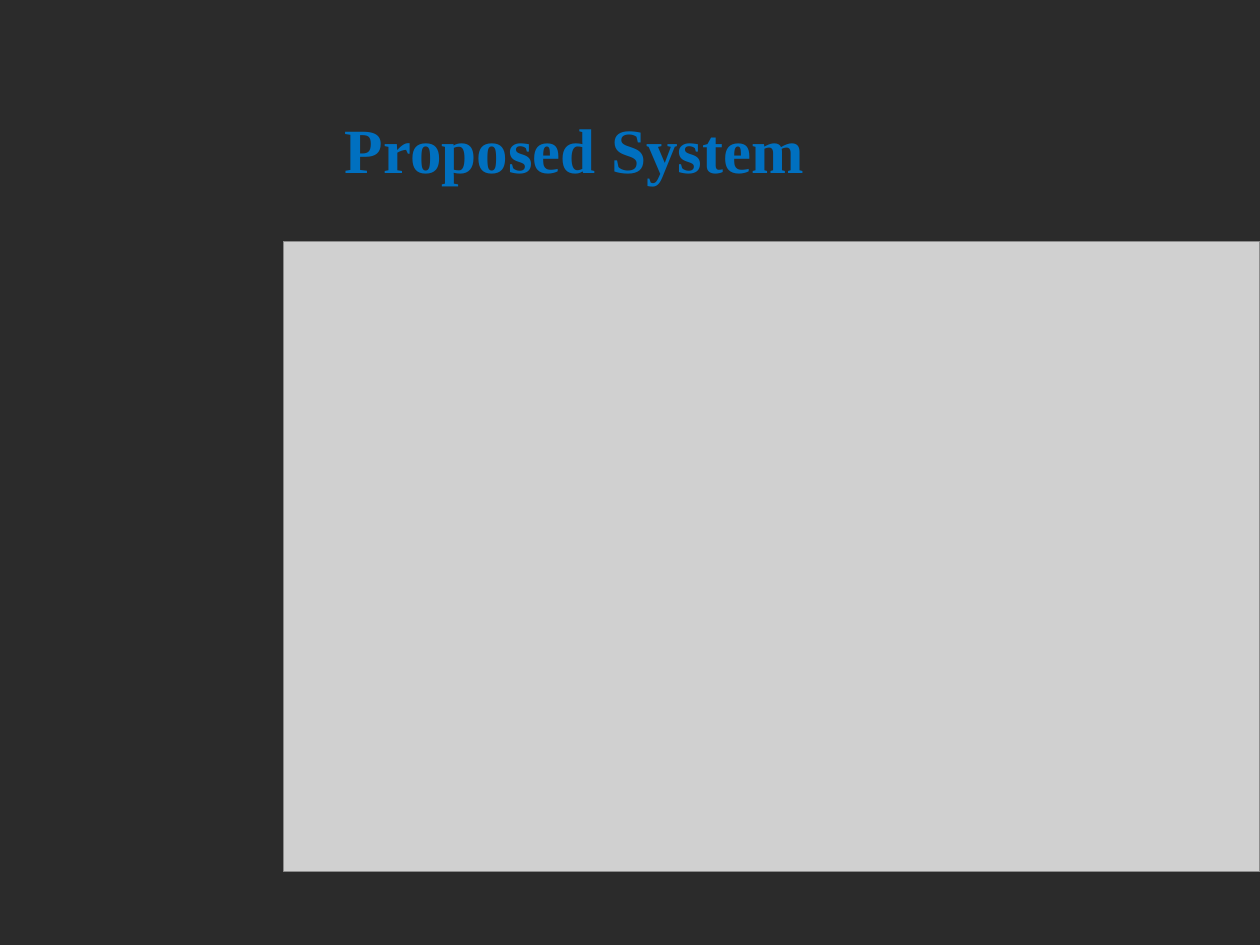
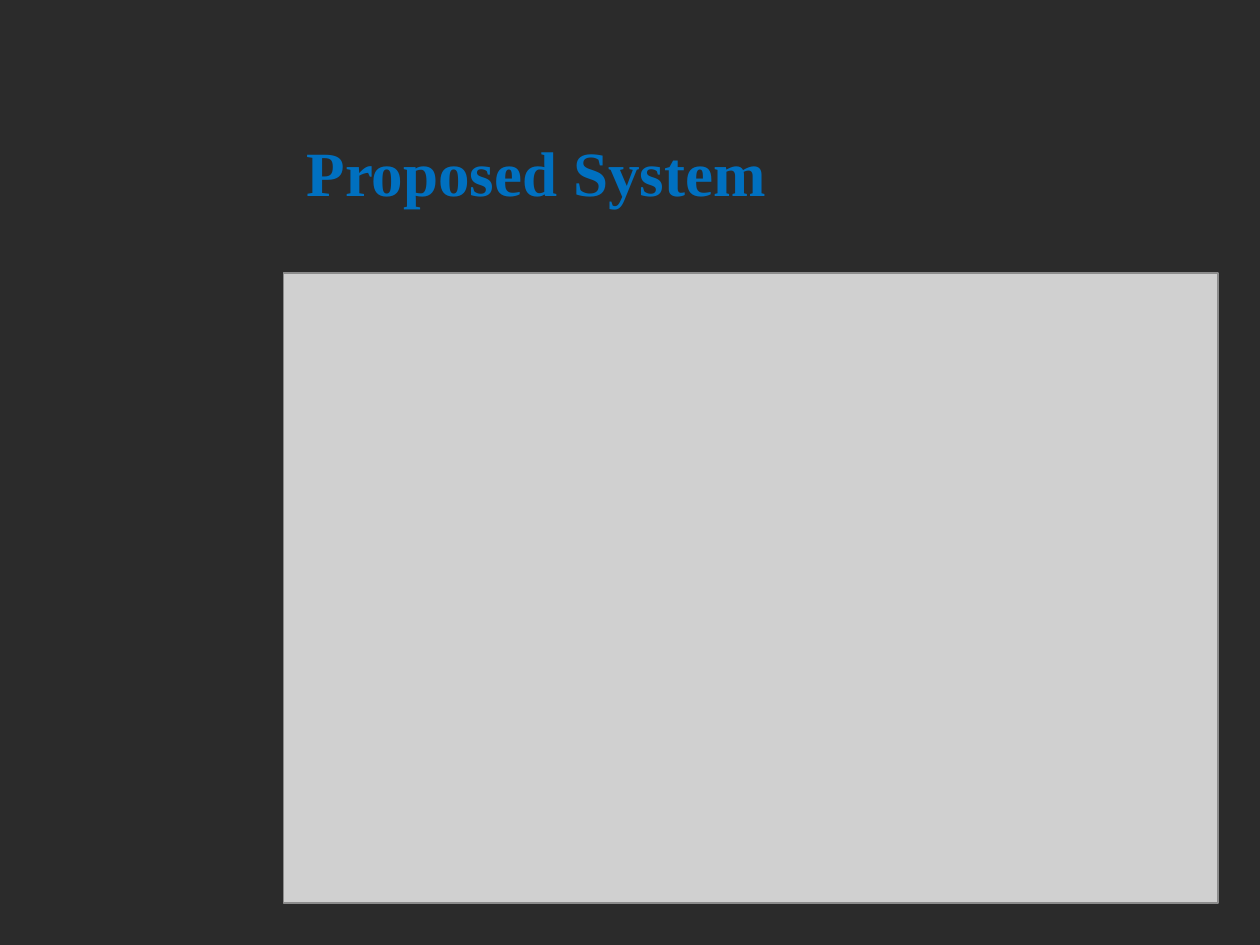
Before and after one commit to Tooba3Naseer/SmartGuide-using-BLE-beacons, a slide deck: slide 8 of slides.pptx. Drawn at 1260x945 pixels with LibreOffice and Linux fonts; fonts in the diff are those of the drawing; grey boxes stand for pictures; background and template pictures are left out; a plain dark background stands for a picture behind light text. Boxes give left, top, right and bottom in pixels: in the first picture for what was removed or moved away, otherwise in the second. Text is boxed around its words. In the diff, an @@ line names an element or a change of style, - is before the commit and + after.

```diff
--- a/slides.pptx
+++ b/slides.pptx
@@ title "Proposed System": place and size @@
-title "Proposed System" at bbox=[345, 129, 803, 185]
+title "Proposed System" at bbox=[307, 152, 765, 209]
@@ picture: place and size @@
-picture at bbox=[284, 242, 1260, 872]
+picture at bbox=[284, 273, 1218, 903]
```
Also in this commit, not shown: 4 other files.
